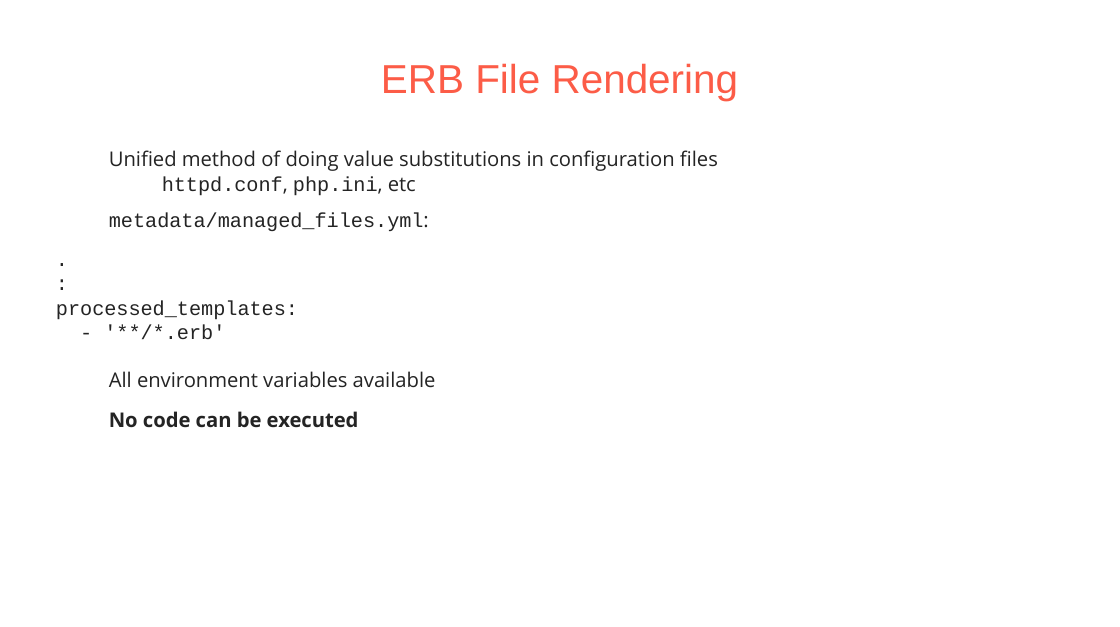
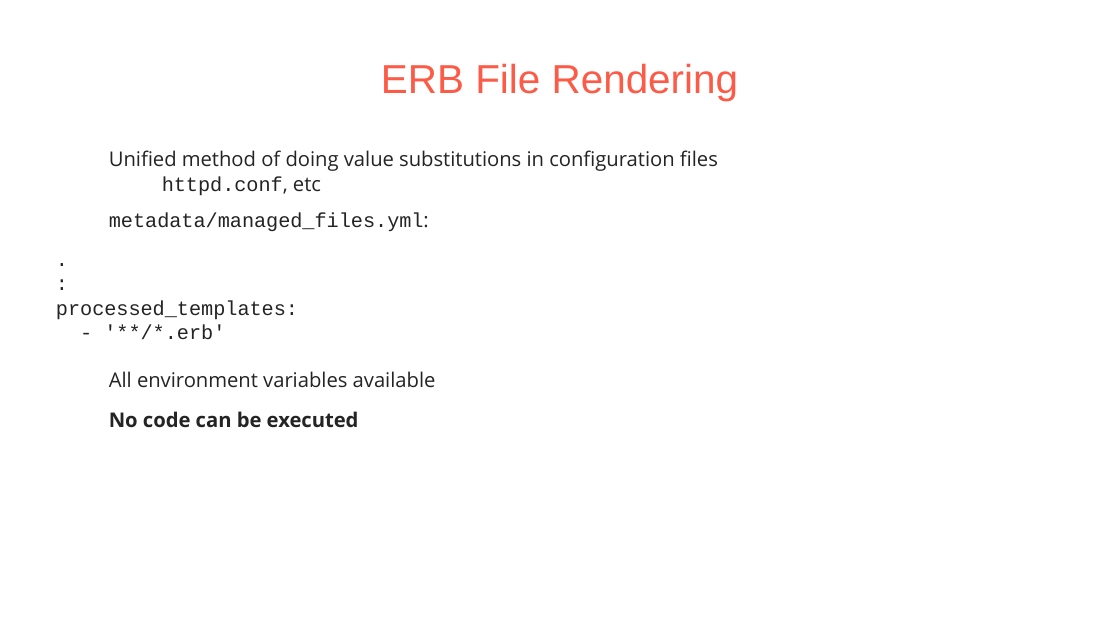
Before and after one commit to pmorie/presentations, a slide deck: slide 25 of devnation_openshift_cartridges.odp. Drawn at 1120x627 pixels with LibreOffice and Linux fonts; fonts in the diff are those of the drawing; background and template pictures are left out. Boxes give left, top, right and bottom in pixels: in the first picture for what was removed or moved away, otherwise in the second. Text is boxed around its words. In the diff, an @@ line names an element or a change of style, - is before the commit and + after.

```diff
--- a/devnation_openshift_cartridges.odp
+++ b/devnation_openshift_cartridges.odp
@@ text at (162,176,321,196): text changed @@
-  − httpd.conf, php.ini, etc
+  − httpd.conf, etc
```
Also in this commit, not shown: 13 other slides changed.
